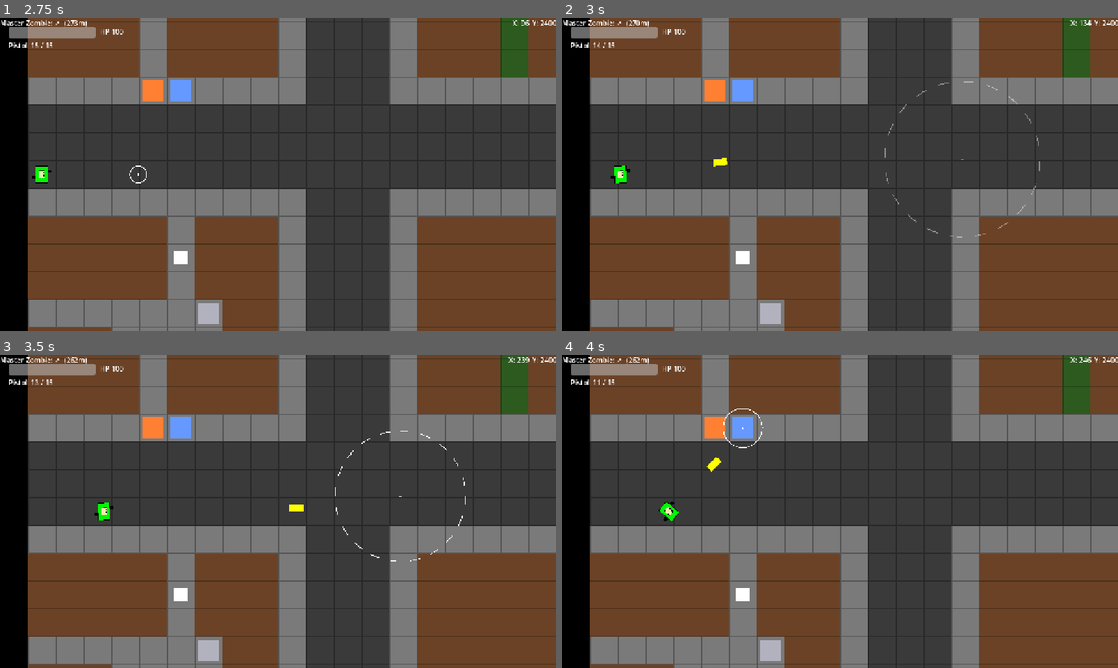
Above: before the commit, frames 1-4 (two rows, left to right).
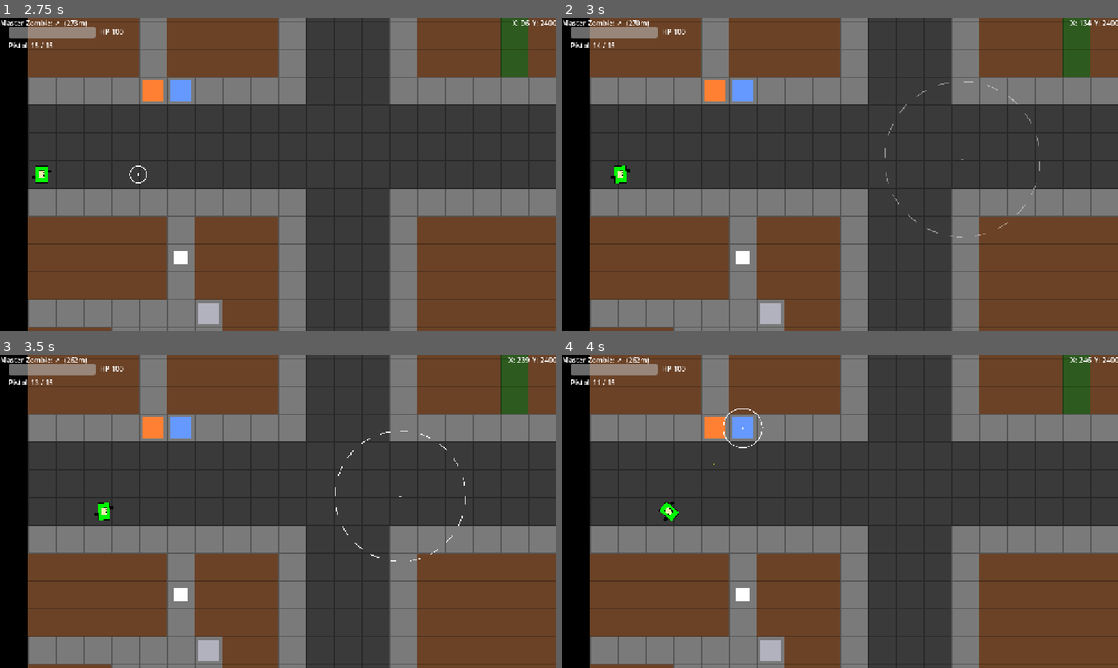
Above: after the commit, the same moments.

Repository: MKBSP/Zombie-game
Game: Godot game, scene res://scenes/ui/main_menu.tscn
Two runs of this game, one before a commit and one after it. Both use one fixed random seed, a clock stepped at 60 frames per second and the inputs below.
Inputs (mouse positions are in pixels of both pictures, inside the frame that each line leads up to):
- Up to frame 1 (2.75 s): click "PLAY" at 0.5 s; click "SINGLE PLAYER" at 1.25 s; click "HUMAN (shooter)" at 2 s
- Up to frame 2 (3 s): tap Enter (ui_accept) at 2.75 s; move the mouse to (962, 158) at 2.77 s; hold D (move_right) from 2.78 s (still down); hold Down (cam_down) from 2.78 s (still down); click (962, 158) at 2.92 s
- Up to frame 3 (3.5 s): keep holding D (move_right); keep holding Down (cam_down); tap Enter (ui_accept) at 3.02 s
- Up to frame 4 (4 s): release D (move_right) at 3.5 s; release Down (cam_down) at 3.5 s; drag from (728, 527) to (739, 426) at 3.52 s

Frame 1 is identical in both runs. In frame 2, less than 0.1% of the frame differs, in the area x 27-30%, y 44-48%; in frame 3, less than 0.1%, in the area x 52-55%, y 47-50%; in frame 4, less than 0.1%.

Commit message:
feat(bullet): 2x faster, ~2px tiny bullets
Sprite scaled to 0.25 and collision to 3px; per-weapon bullet_speed already
doubled in Balance.

Co-Authored-By: Claude Opus 4.8 <noreply@anthropic.com>

Diff:
--- a/scenes/bullet/bullet.tscn
+++ b/scenes/bullet/bullet.tscn
@@ -11,7 +11,7 @@
 height = 4
 
 [sub_resource type="RectangleShape2D" id="RectangleShape2D_1tg08"]
-size = Vector2(32, 16)
+size = Vector2(3, 3)
 
 [sub_resource type="SceneReplicationConfig" id="SceneReplicationConfig_sync"]
 properties/0/path = NodePath(".:position")
@@ -27,7 +27,7 @@
 script = ExtResource("1_xabg6")
 
 [node name="Sprite2D" type="Sprite2D" parent="." unique_id=2101823865]
-scale = Vector2(4, 4)
+scale = Vector2(0.25, 0.25)
 texture = SubResource("GradientTexture2D_7ghje")
 
 [node name="CollisionShape2D" type="CollisionShape2D" parent="." unique_id=686060145]
